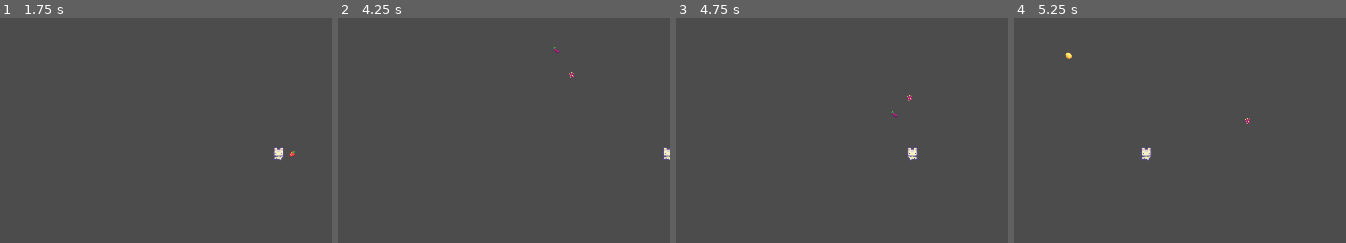
Above: before the commit, frames 1-4 (left to right).
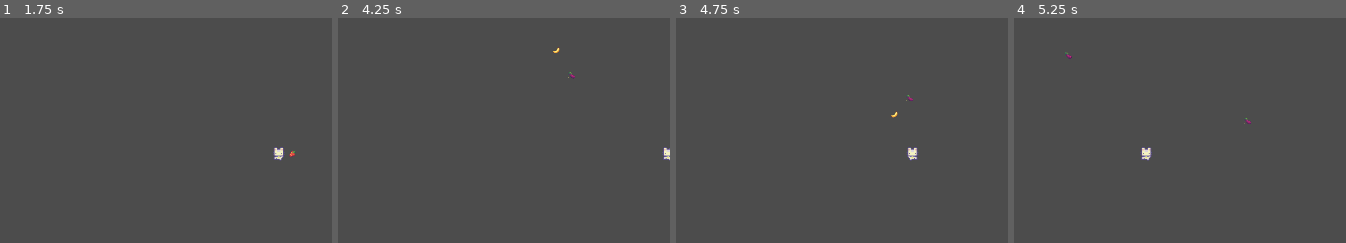
Above: after the commit, the same moments.

Repository: ColinKYuen/BQ-Game-Jam
Game: Godot game, scene res://Scenes/Main.tscn
Same seed, same stepped clock (60 frames per second), same inputs: the game is played once before the commit and once after it.
Inputs:
- Up to frame 1 (1.75 s): click "Start" at 0.5 s; tap Enter at 1.25 s; hold D (move_right) from 1.28 s (still down)
- Up to frame 2 (4.25 s): tap Space at 2, 3.5 s; release D (move_right) at 2.03 s; hold Left (move_left) 2.03-2.78 s; tap Enter at 2.75 s; hold D (move_right) from 2.78 s (still down)
- Up to frame 3 (4.75 s): tap Enter at 4.25 s; release D (move_right) at 4.28 s; hold Left (move_left) from 4.28 s (still down)
- Up to frame 4 (5.25 s): keep holding Left (move_left); tap Space at 5 s
The pictures show only the part of the screen within x 0-50%, y 0-50%; the shares and areas given below are measured in that part.

Frame 1 is identical in both runs. In frame 2, less than 0.1% of the frame differs, in the area x 64-72%, y 12-28%; in frame 3, less than 0.1%; in frame 4, less than 0.1%, in the area x 15-72%, y 15-48%.

Commit message:
fix game not showing anything

Diff:
--- a/Scripts/Main.gd
+++ b/Scripts/Main.gd
@@ -16,9 +16,6 @@
 var window_width = OS.get_window_size().x
 var timer = 0
 var score
-
-func _ready():
-	new_game()
 
 func new_game():
 	shapes=[obj_fruit1,obj_fruit2,obj_fruit3,obj_fruit4,obj_fruit5,obj_fruit6,obj_fruit7]
